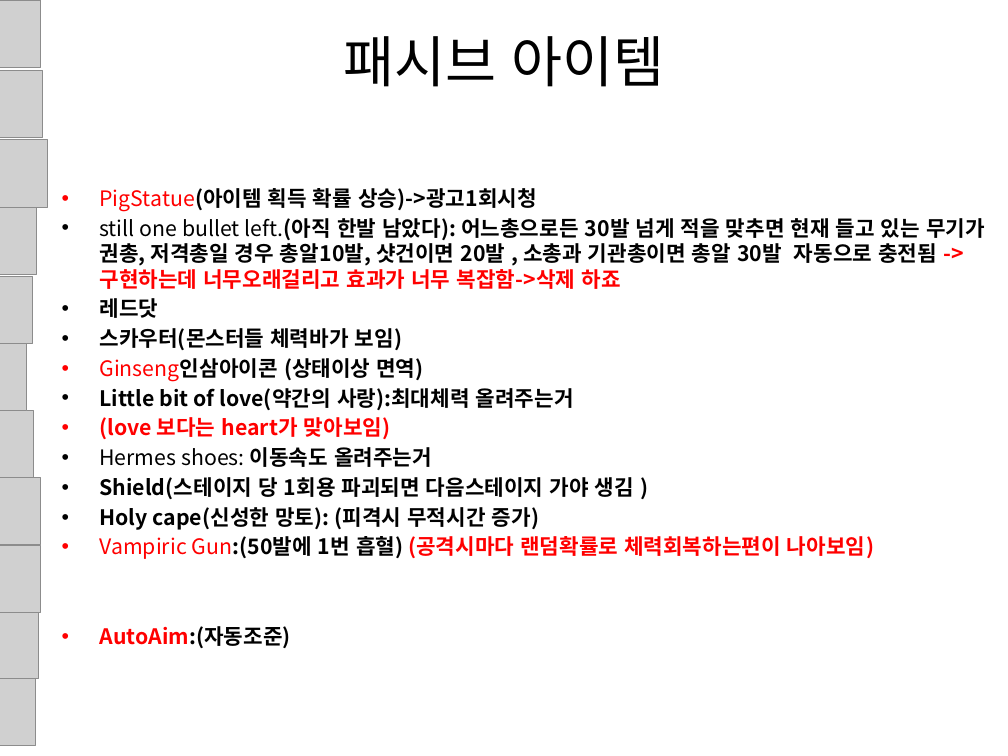
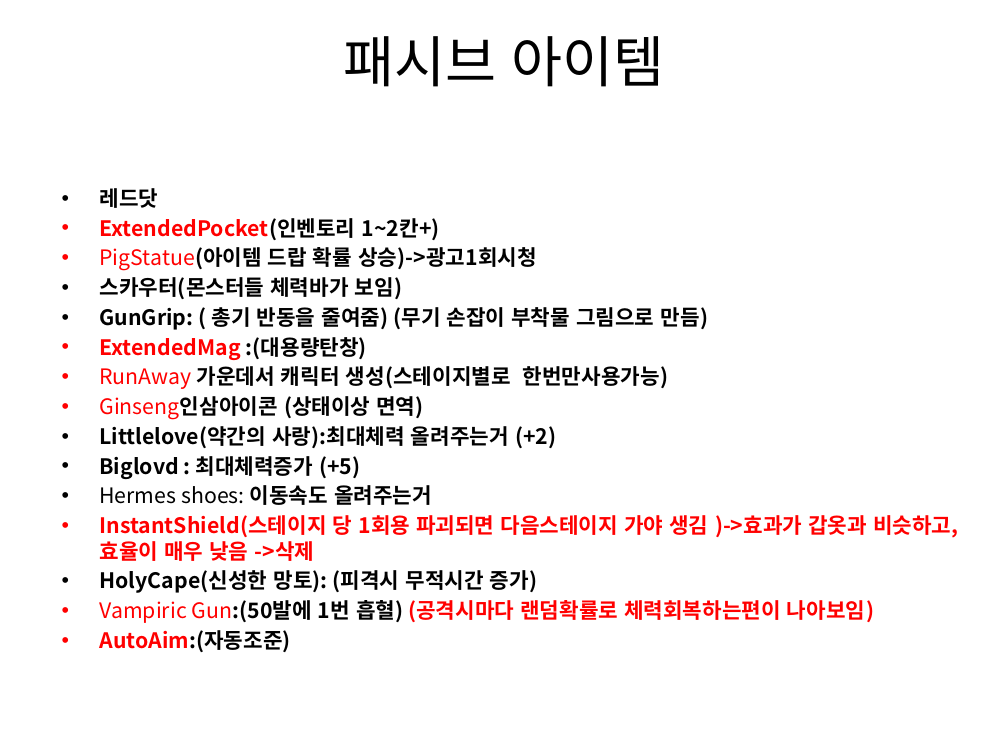
Before and after one commit to gkdlgndpdu/EscapeJail, a slide deck: slide 50 of EscapeJail/Assets/기획/스테이지1기획.pptx. Drawn at 1008x756 pixels with LibreOffice and Linux fonts; fonts in the diff are those of the drawing; grey boxes stand for pictures. Boxes give left, top, right and bottom in pixels: in the first picture for what was removed or moved away, otherwise in the second. Text is boxed around its words. In the diff, an @@ line names an element or a change of style, - is before the commit and + after.

```diff
--- a/EscapeJail/Assets/기획/스테이지1기획.pptx
+++ b/EscapeJail/Assets/기획/스테이지1기획.pptx
@@ picture removed at [0,0,40,68] @@
@@ picture removed at [0,71,43,138] @@
@@ picture removed at [0,140,47,208] @@
@@ picture removed at [0,208,37,275] @@
@@ text at [99,188,985,289]: paragraphs removed @@
-• PigStatue(아이템 획득 확률 상승)->광고1회시청
-• still one bullet left.(아직 한발 남았다): 어느총으로든 30발 넘게 적을 맞추면 현재 들고 있는 무기가 권총, 저격총일 경우 총알10발, 샷건이면 20발 , 소총과 기관총이면 총알 30발 자동으로 충전됨 -> 구현하는데 너무오래걸리고 효과가 너무 복잡함->삭제 하죠
@@ text at [99,218,537,271]: paragraphs added @@
+• ExtendedPocket(인벤토리 1~2칸+)
+• PigStatue(아이템 드랍 확률 상승)->광고1회시청
@@ picture removed at [0,276,33,344] @@
@@ text at [99,307,708,389]: paragraphs added @@
+• GunGrip: ( 총기 반동을 줄여줌) (무기 손잡이 부착물 그림으로 만듬)
+• ExtendedMag :(대용량탄창)
+• RunAway 가운데서 캐릭터 생성(스테이지별로 한번만사용가능)
@@ picture removed at [0,344,27,411] @@
@@ picture removed at [0,410,34,478] @@
@@ text at [99,426,556,479]: text changed @@
-• Little bit of love(약간의 사랑):최대체력 올려주는거
-• (love 보다는 heart가 맞아보임)
+• Littlelove(약간의 사랑):최대체력 올려주는거 (+2)
+• Biglovd : 최대체력증가 (+5)
@@ picture removed at [0,478,40,545] @@
@@ text at [99,515,959,593]: text changed; text colour #000000 to #FF0000 @@
-• Shield(스테이지 당 1회용 파괴되면 다음스테이지 가야 생김 )
-• Holy cape(신성한 망토): (피격시 무적시간 증가)
+• InstantShield(스테이지 당 1회용 파괴되면 다음스테이지 가야 생김 )->효과가 갑옷과 비슷하고, 효율이 매우 낮음 ->삭제
+• HolyCape(신성한 망토): (피격시 무적시간 증가)
@@ picture removed at [0,545,40,613] @@
@@ picture removed at [0,613,38,678] @@
@@ picture removed at [0,678,36,746] @@
```
Also in this commit, not shown: 13 other files.
